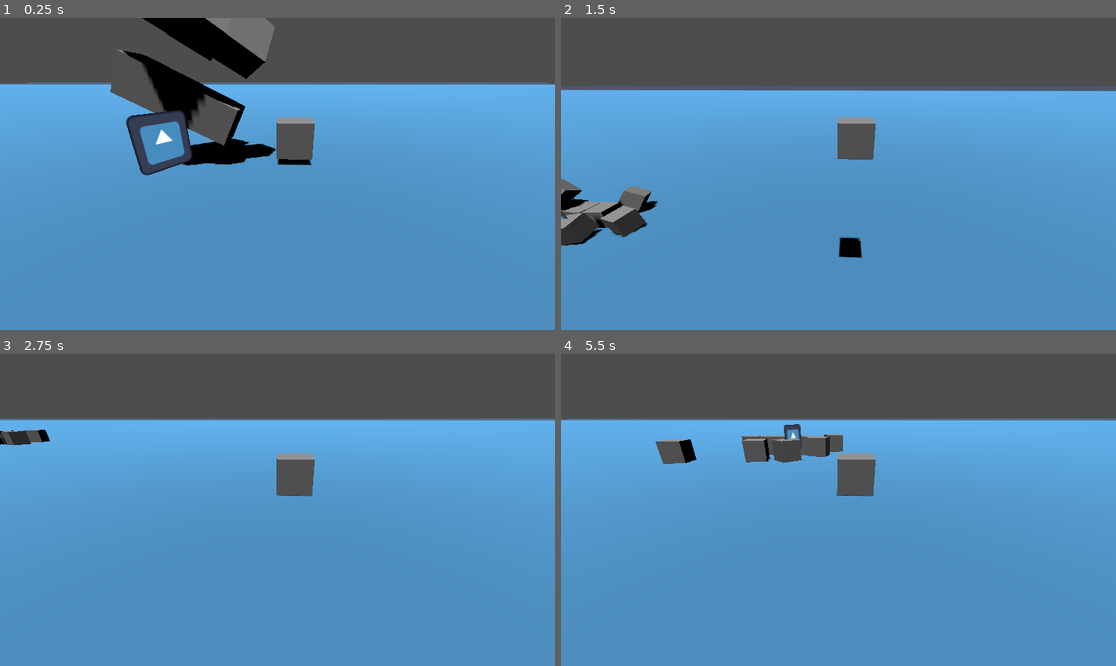
Above: before the commit, frames 1-4 (two rows, left to right).
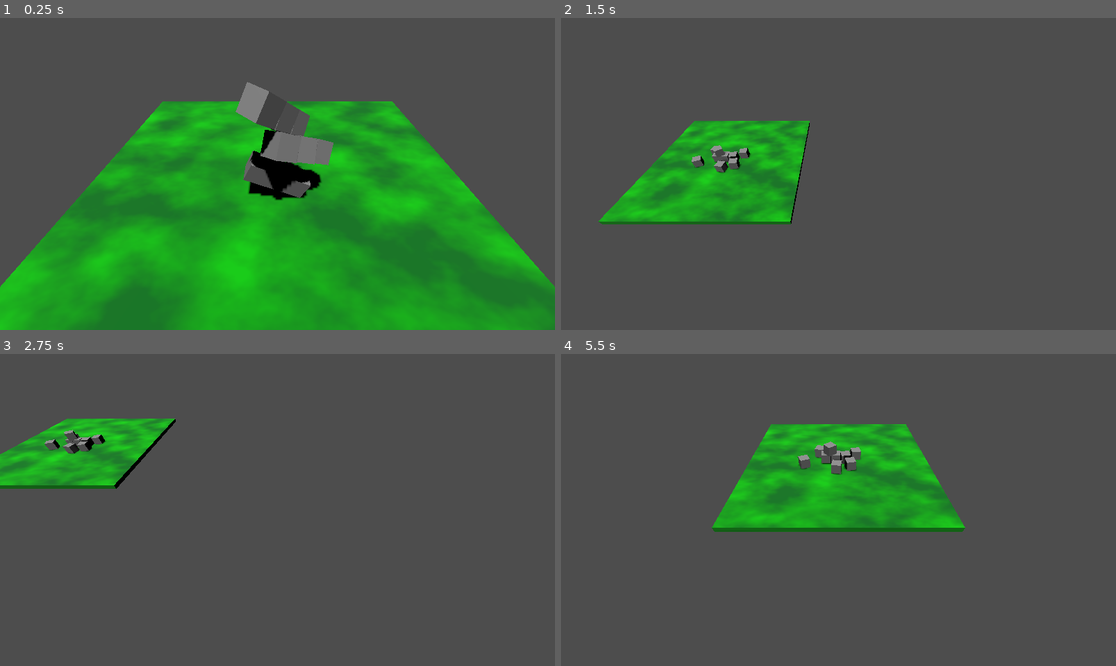
Above: after the commit, the same moments.

Repository: Matthew-Riddle/3dPracticeGame
Game: Godot game, scene res://level_1.tscn
Same seed, same stepped clock (60 frames per second), same inputs: the game is played once before the commit and once after it. The project has no main scene, so this scene is started directly. The engine's default icon, where the game draws it, is replaced by a stand-in: a white triangle on a blue panel in a dark square.
Inputs (mouse positions are in pixels of both pictures, inside the frame that each line leads up to):
- Up to frame 1 (0.25 s): no input
- Up to frame 2 (1.5 s): tap Enter (ui_accept) at 0.5, 0.77 s; move the mouse to (960, 158) at 0.52 s; hold Right (ui_right) 0.53-1.28 s; tap Mouse wheel up (camera_zoom_in, bound only after the commit) at 0.6 s; tap Mouse wheel down (camera_zoom_out, bound only after the com… at 0.8, 1.35 s; move the mouse to (727, 189) at 1.27 s; hold Down (ui_down) from 1.28 s (still down)
- Up to frame 3 (2.75 s): tap Enter (ui_accept) at 1.52 s; tap Mouse wheel up (camera_zoom_in, bound only after the commit) at 1.55, 2.1 s; move the mouse to (333, 441) at 2.02 s; release Down (ui_down) at 2.03 s; hold Right (ui_right) from 2.03 s (still down); tap Mouse wheel down (camera_zoom_out, bound only after the com… at 2.3 s
- Up to frame 4 (5.5 s): move the mouse to (810, 572) at 2.77 s; release Right (ui_right) at 2.78 s; hold Up (ui_up) 2.78-3.53 s; tap Mouse wheel down (camera_zoom_out, bound only after the com… at 2.85, 3.8, 4.35, 5.3 s; tap Enter (ui_accept) at 3.02, 3.77, 4.52 s; tap Mouse wheel up (camera_zoom_in, bound only after the commit) at 3.05, 3.6, 4.55, 5.1 s; move the mouse to (1005, 556) at 3.52 s; hold Left (ui_left) 3.53-5.03 s; move the mouse to (672, 463) at 4.27 s; move the mouse to (866, 510) at 5.02 s; hold Down (ui_down) from 5.03 s (still down)

The runs differ from the first frame. In frame 1, 81% of the frame differs, in the area x 0-100%, y 0-100%; in frame 2, 77%; in frame 3, 78%; in frame 4, 79%.

Commit message:
almost finished with rts cam

Diff:
--- /dev/null
+++ b/RTS_Camera.gd
@@ -0,0 +1,87 @@
+extends Node3D
+
+# camera_move
+@export_range(0,100,1) var camera_move_speed:float = 20.0
+
+# camera_pan
+@export_range(0,32,4) var camera_automatic_pan_margin:int = 16
+@export_range(0,20,0.5) var camera_automatic_pan_speed:float = 12
+
+# camera_zoom
+var camera_zoom_direction:float = 0
+@export_range(0,100,1) var camera_zoom_speed = 40.0
+@export_range(0,100,1) var camera_zoom_min = 10.0
+@export_range(0,100,1) var camera_zoom_max = 25.0
+@export_range(0,2,0.1) var camera_zoom_speed_damp:float = 0.92
+
+# Flags
+var camera_can_process:bool = true
+var camera_can_move_base:bool = true
+var camera_can_zoom:bool = true
+var camera_can_automatic_pan:bool = true
+
+# Nodes
+@onready var camera_socket:Node3D = $CameraSocket
+@onready var camera:Camera3D = $CameraSocket/Camera3D
+
+func _ready() -> void:
+	pass
+
+
+# Called every frame. 'delta' is the elapsed time since the previous frame.
+func _process(delta) -> void:
+	if !camera_can_process:return
+	camera_base_move(delta)
+	camera_zoom_update(delta)
+	camera_automatic_pan(delta)
+
+func _unhandled_input(event:InputEvent) -> void:
+	# Camera Zoom
+	if event.is_action("camera_zoom_in"):
+		camera_zoom_direction = -1
+	elif event.is_action("camera_zoom_out"):
+		camera_zoom_direction = 1
+
+# Moves the base of the camera with WASD
+func camera_base_move(delta:float) -> void:
+	if !camera_can_move_base:return
+	var velocity_direction:Vector3 = Vector3.ZERO
+
+	if Input.is_action_pressed("ui_up"): velocity_direction    -=  transform.basis.z
+	if Input.is_action_pressed("ui_down"): velocity_direction  +=  transform.basis.z
+	if Input.is_action_pressed("ui_right"): velocity_direction  +=  transform.basis.x
+	if Input.is_action_pressed("ui_left"): velocity_direction -=  transform.basis.x
+
+	position += velocity_direction.normalized() * camera_move_speed * delta
+
+# Controls the zoom of the Camera with mouse wheel or +-
+func camera_zoom_update(delta:float) -> void:
+	if !camera_can_zoom:return
+
+	var new_zoom:float = clamp(camera.position.z + camera_zoom_speed * camera_zoom_direction * delta, camera_zoom_min, camera_zoom_max)
+	camera.position.z = new_zoom
+	camera_zoom_direction *= camera_zoom_speed_damp
+
+func camera_automatic_pan(delta:float) -> void:
+	if !camera_can_automatic_pan:return
+
+	var viewport_current:Viewport = get_viewport()
+	var pan_direction:Vector2 = Vector2(-1,-1) # Starts negative
+	var viewport_visible_rectangle:Rect2i = Rect2i( viewport_current.get_visible_rect() )
+	var viewport_size:Vector2i = viewport_visible_rectangle.size
+	var current_mouse_position:Vector2 = viewport_current.get_mouse_position()
+	var margin:float = camera_automatic_pan_margin # Shortcut var
+
+	var zoom_factor:float = camera.position.z * 0.1
+
+	# X Pan
+	if ( (current_mouse_position.x < margin) or (current_mouse_position.x > viewport_size.x - margin) ):
+		if current_mouse_position.x > viewport_size.x/2:
+			pan_direction.x = 1
+		translate( Vector3(pan_direction.x * delta * zoom_factor * camera_automatic_pan_speed,0 ,0) )
+
+	# Y Pan
+	if ( (current_mouse_position.y < margin) or (current_mouse_position.y > viewport_size.y - margin) ):
+		if current_mouse_position.y > viewport_size.y/2:
+			pan_direction.y = 1
+		translate( Vector3(0, 0, pan_direction.y * delta * zoom_factor * camera_automatic_pan_speed) )
--- a/block.tscn
+++ b/block.tscn
@@ -1,15 +1,15 @@
 [gd_scene load_steps=4 format=3 uid="uid://btjo2qa60htnp"]
 
 [sub_resource type="PhysicsMaterial" id="PhysicsMaterial_4oo48"]
-bounce = 0.04
 
 [sub_resource type="BoxMesh" id="BoxMesh_3341r"]
 
 [sub_resource type="BoxShape3D" id="BoxShape3D_72thk"]
 
 [node name="Block" type="RigidBody3D"]
-mass = 0.09
+mass = 0.05
 physics_material_override = SubResource("PhysicsMaterial_4oo48")
+constant_force = Vector3(0, -1, 0)
 
 [node name="MeshInstance3D" type="MeshInstance3D" parent="."]
 mesh = SubResource("BoxMesh_3341r")
--- a/level_1.tscn
+++ b/level_1.tscn
@@ -1,22 +1,33 @@
-[gd_scene load_steps=9 format=3 uid="uid://c7mkeu7s5npo7"]
+[gd_scene load_steps=12 format=3 uid="uid://c7mkeu7s5npo7"]
 
 [ext_resource type="PackedScene" uid="uid://btjo2qa60htnp" path="res://block.tscn" id="1_swpyp"]
 [ext_resource type="PackedScene" uid="uid://1m6j7uva7rbw" path="res://player.tscn" id="1_w617c"]
 [ext_resource type="Texture2D" uid="uid://dxay0t5u518pt" path="res://icon.svg" id="3_8a0c3"]
-[ext_resource type="Script" path="res://PlayerSpatial.gd" id="3_f2r56"]
 [ext_resource type="Script" path="res://Icon.gd" id="3_x1m1t"]
-
-[sub_resource type="StandardMaterial3D" id="StandardMaterial3D_owtft"]
-albedo_texture = ExtResource("3_8a0c3")
-subsurf_scatter_strength = 0.96
-billboard_keep_scale = true
+[ext_resource type="Script" path="res://RTS_Camera.gd" id="6_fd43r"]
 
 [sub_resource type="BoxMesh" id="BoxMesh_skjck"]
-material = SubResource("StandardMaterial3D_owtft")
-size = Vector3(1000, 0.5, 1000)
+size = Vector3(20, 0.5, 20)
+
+[sub_resource type="Gradient" id="Gradient_c1uca"]
+offsets = PackedFloat32Array(0.254098, 0.819672)
+colors = PackedColorArray(0, 0.564706, 0.313726, 1, 0.694118, 1, 0, 1)
+
+[sub_resource type="FastNoiseLite" id="FastNoiseLite_du7x3"]
+
+[sub_resource type="NoiseTexture2D" id="NoiseTexture2D_1s2qp"]
+width = 1000
+height = 1000
+seamless = true
+color_ramp = SubResource("Gradient_c1uca")
+noise = SubResource("FastNoiseLite_du7x3")
+
+[sub_resource type="StandardMaterial3D" id="StandardMaterial3D_2do1e"]
+albedo_color = Color(0, 0.807843, 0.368627, 1)
+albedo_texture = SubResource("NoiseTexture2D_1s2qp")
 
 [sub_resource type="BoxShape3D" id="BoxShape3D_iyxwu"]
-size = Vector3(1000, 0.5, 1000)
+size = Vector3(20, 0.5, 20)
 
 [node name="Level1" type="Node3D"]
 
@@ -26,6 +37,7 @@
 
 [node name="MeshInstance3D" type="MeshInstance3D" parent="Floor"]
 mesh = SubResource("BoxMesh_skjck")
+surface_material_override/0 = SubResource("StandardMaterial3D_2do1e")
 
 [node name="CollisionShape3D" type="CollisionShape3D" parent="Floor"]
 shape = SubResource("BoxShape3D_iyxwu")
@@ -35,13 +47,8 @@
 shadow_enabled = true
 
 [node name="Player" parent="." instance=ExtResource("1_w617c")]
-transform = Transform3D(1, 0, 0, 0, 1, 0, 0, 0, 1, 3, 1, 0)
-
-[node name="PlayerSpatial" type="Node3D" parent="Player"]
-script = ExtResource("3_f2r56")
-
-[node name="Camera3D" type="Camera3D" parent="Player/PlayerSpatial"]
-transform = Transform3D(0.998855, -0.0197677, 0.0435635, 1.76027e-08, 0.910633, 0.413216, -0.0478387, -0.412743, 0.90959, -0.212713, 1.48889, 5.88411)
+transform = Transform3D(1, 0, 0, 0, 1, 0, 0, 0, 1, 3, 1.74528, 0)
+visible = false
 
 [node name="Blocks" type="Node3D" parent="."]
 
@@ -74,5 +81,15 @@
 
 [node name="Icon" type="Sprite3D" parent="."]
 transform = Transform3D(1, 0, 0, 0, 1, 0, 0, 0, 1, 0, 0.834434, 1.50382)
+visible = false
 texture = ExtResource("3_8a0c3")
 script = ExtResource("3_x1m1t")
+
+[node name="CameraBase" type="Node3D" parent="."]
+script = ExtResource("6_fd43r")
+
+[node name="CameraSocket" type="Node3D" parent="CameraBase"]
+transform = Transform3D(1, 0, 0, 0, 0.707107, 0.707107, 0, -0.707107, 0.707107, 0, 1, 0)
+
+[node name="Camera3D" type="Camera3D" parent="CameraBase/CameraSocket"]
+current = true
--- a/player.gd
+++ b/player.gd
@@ -4,7 +4,7 @@
 const SPEED = 15.0
 const JUMP_VELOCITY = 10
 const LOOKAROUND_SPEED = .008
-var push_force = .7
+var push_force = 1.7
 #var basis = Basis()
 var rot_x = 0
 var rot_y = 0
@@ -44,4 +44,4 @@
 	for i in get_slide_collision_count():
 		var c = get_slide_collision(i)
 		if c.get_collider() is RigidBody3D:
-			c.get_collider().apply_central_impulse(-c.get_normal() * push_force)
+			c.get_collider().apply_central_force(-c.get_normal() * push_force)
--- a/player.tscn
+++ b/player.tscn
@@ -1,6 +1,7 @@
-[gd_scene load_steps=4 format=3 uid="uid://1m6j7uva7rbw"]
+[gd_scene load_steps=5 format=3 uid="uid://1m6j7uva7rbw"]
 
 [ext_resource type="Script" path="res://player.gd" id="1_8vvcs"]
+[ext_resource type="Script" path="res://PlayerSpatial.gd" id="2_v2vug"]
 
 [sub_resource type="BoxMesh" id="BoxMesh_ttkdj"]
 
@@ -14,3 +15,9 @@
 
 [node name="CollisionShape3D" type="CollisionShape3D" parent="."]
 shape = SubResource("BoxShape3D_opdvw")
+
+[node name="PlayerSpatial" type="Node3D" parent="."]
+script = ExtResource("2_v2vug")
+
+[node name="Camera3D" type="Camera3D" parent="PlayerSpatial"]
+current = true
--- a/project.godot
+++ b/project.godot
@@ -53,3 +53,15 @@
 "events": [Object(InputEventMouseButton,"resource_local_to_scene":false,"resource_name":"","device":-1,"window_id":0,"a …(253 unchanged characters)…
 ]
 }
+camera_zoom_in={
+"deadzone": 0.5,
+"events": [Object(InputEventMouseButton,"resource_local_to_scene":false,"resource_name":"","device":-1,"window_id":0,"alt_pressed":false,"shift_pressed":false,"ctrl_pressed":false,"meta_pressed":false,"button_mask":0,"position":Vector2(0, 0),"global_position":Vector2(0, 0),"factor":1.0,"button_index":4,"canceled":false,"pressed":false,"double_click":false,"script":null)
+, Object(InputEventKey,"resource_local_to_scene":false,"resource_name":"","device":0,"window_id":0,"alt_pressed":false,"shift_pressed":false,"ctrl_pressed":false,"meta_pressed":false,"pressed":false,"keycode":0,"physical_keycode":4194437,"key_label":0,"unicode":0,"echo":false,"script":null)
+]
+}
+camera_zoom_out={
+"deadzone": 0.5,
+"events": [Object(InputEventMouseButton,"resource_local_to_scene":false,"resource_name":"","device":-1,"window_id":0,"alt_pressed":false,"shift_pressed":false,"ctrl_pressed":false,"meta_pressed":false,"button_mask":16,"position":Vector2(121, 13),"global_position":Vector2(125, 54),"factor":1.0,"button_index":5,"canceled":false,"pressed":true,"double_click":false,"script":null)
+, Object(InputEventKey,"resource_local_to_scene":false,"resource_name":"","device":0,"window_id":0,"alt_pressed":false,"shift_pressed":false,"ctrl_pressed":false,"meta_pressed":false,"pressed":false,"keycode":0,"physical_keycode":4194435,"key_label":0,"unicode":0,"echo":false,"script":null)
+]
+}
